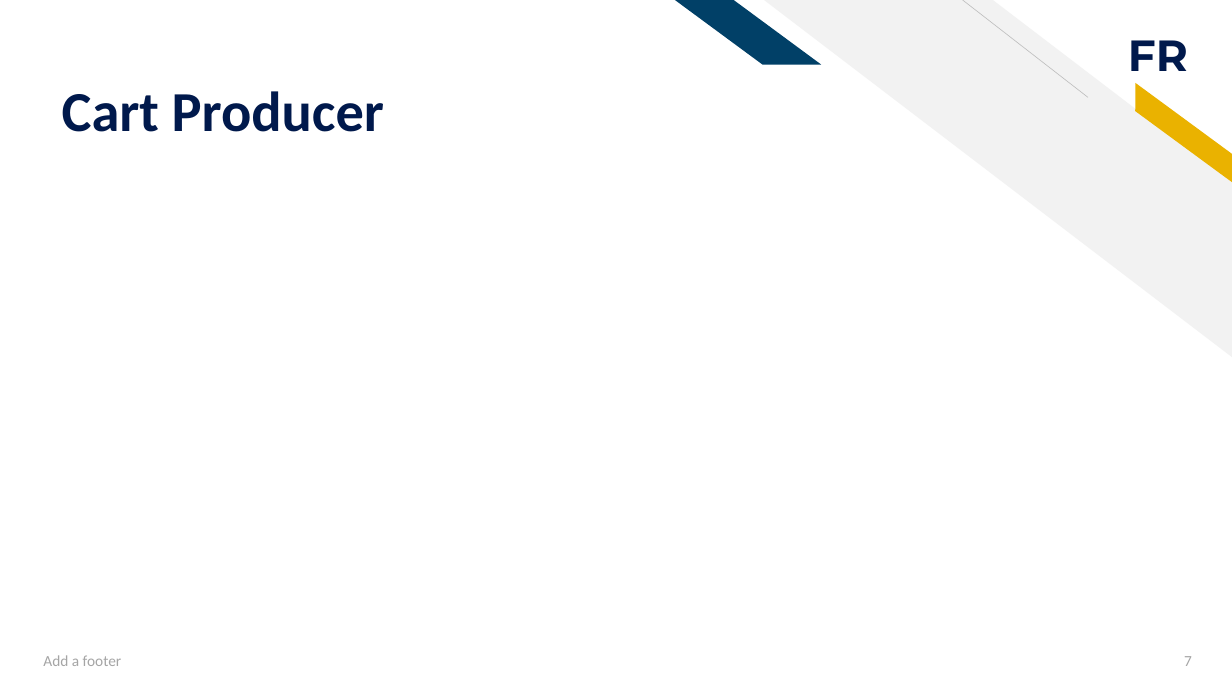
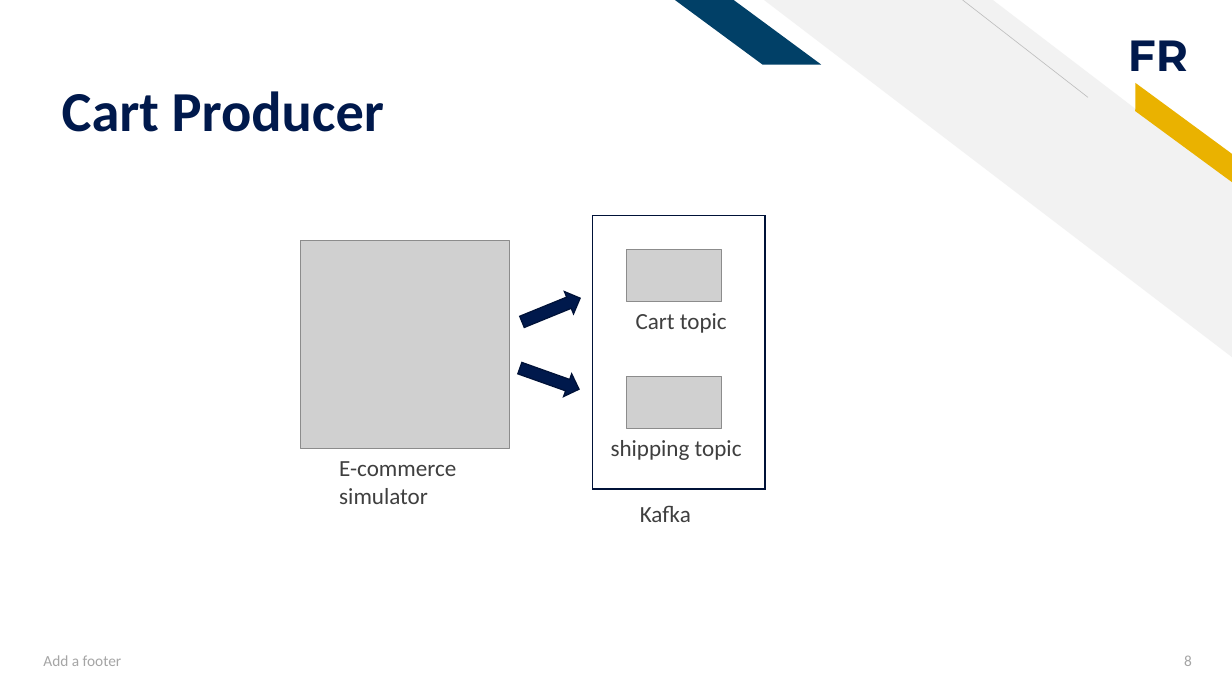
Before and after one commit to haiphucnguyen/BigDataDemo, a slide deck: slide 8 of Presentation.pptx (slide 7 before the commit). Drawn at 1232x693 pixels with LibreOffice and Linux fonts; fonts in the diff are those of the drawing; grey boxes stand for pictures. Boxes give left, top, right and bottom in pixels: in the first picture for what was removed or moved away, otherwise in the second. Text is boxed around its words. In the diff, an @@ line names an element or a change of style, - is before the commit and + after.

Commit message:
dataflow & producer slides

```diff
--- a/Presentation.pptx
+++ b/Presentation.pptx
@@ rectangle added at bbox=[593, 215, 766, 489], outline #001238 1 pt @@
@@ picture added at bbox=[300, 240, 509, 449] @@
@@ picture added at bbox=[627, 250, 722, 301] @@
@@ right arrow added at bbox=[517, 288, 584, 334], fill #00194C, outline #001238 1 pt @@
@@ text added at bbox=[636, 313, 727, 333], 18 pt, text #3F3F3F @@
+Cart topic
@@ right arrow added at bbox=[516, 357, 584, 401], fill #00194C, outline #001238 1 pt @@
@@ picture added at bbox=[627, 376, 722, 428] @@
@@ text added at bbox=[611, 440, 742, 460], 18 pt, text #3F3F3F @@
+shipping topic
@@ text added at bbox=[339, 461, 456, 504], 18 pt, text #3F3F3F @@
+E-commerce simulator
@@ text added at bbox=[640, 505, 691, 522], 18 pt, text #3F3F3F @@
+Kafka
@@ page number at bbox=[1184, 656, 1192, 666]: text changed @@
-7
+8
```
Also in this commit, not shown: 1 slide added.
